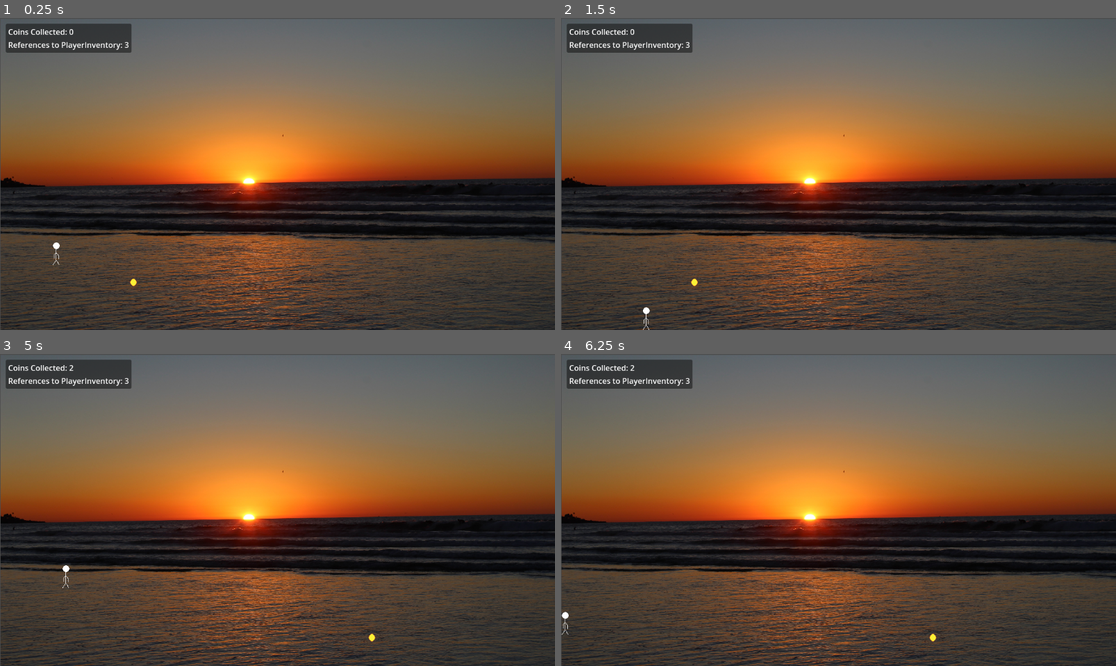
Above: before the commit, frames 1-4 (two rows, left to right).
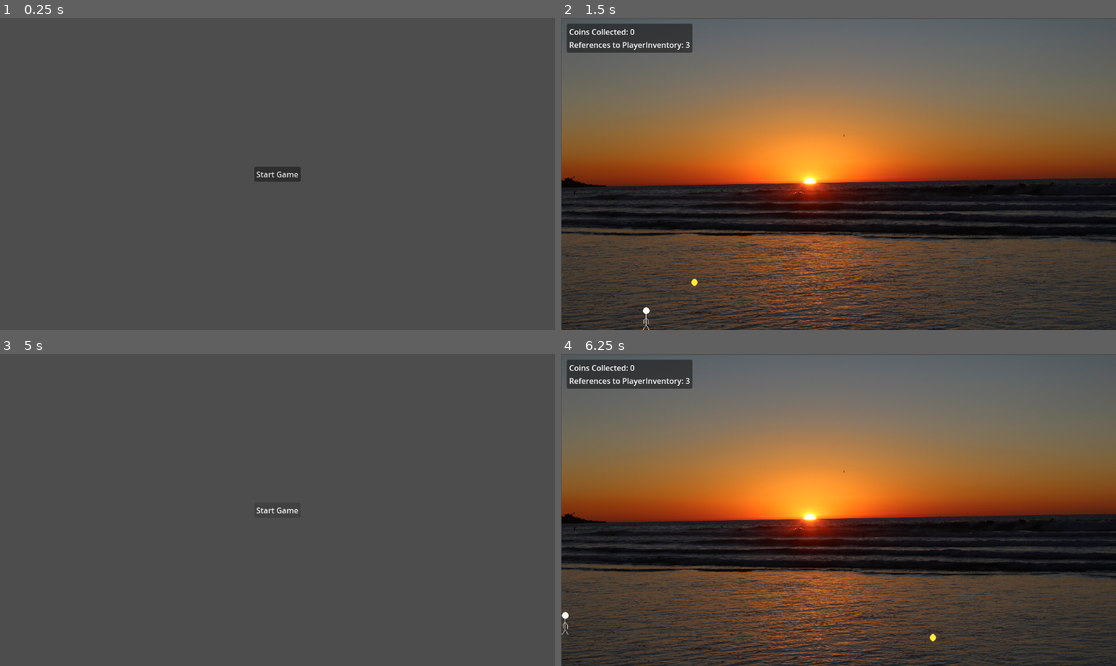
Above: after the commit, the same moments.

Repository: snoeyz/GodotCustomResourceDemo
Game: Godot game, scene res://scenes/start_game_menu.tscn
Two runs of this game, one before a commit and one after it. Both use one fixed random seed, a clock stepped at 60 frames per second and the inputs below. Before the commit the project starts from res://scenes/world.tscn.
Inputs (mouse positions are in pixels of both pictures, inside the frame that each line leads up to):
- Up to frame 1 (0.25 s): no input
- Up to frame 2 (1.5 s): click (838, 174) at 0.5 s, where only the run after the commit has a clickable "Start Game"; tap Enter at 1.25 s; hold Right (ui_right) from 1.28 s (still down)
- Up to frame 3 (5 s): tap Space (ui_select) at 1.52, 2.27, 2.75, 3.77, 4.25, 4.52 s; release Right (ui_right) at 2.78 s; hold Left (ui_left) 2.78-3.53 s; tap Enter at 3.5 s; hold Right (ui_right) from 3.53 s (still down); tap Escape (ui_cancel) at 4.9 s
- Up to frame 4 (6.25 s): release Right (ui_right) at 5 s; click (838, 510) at 5 s, where only the run after the commit has a clickable "Start Game"; tap Enter at 5.75 s; hold Left (ui_left) from 5.78 s (still down); tap Space (ui_select) at 6.02 s

The runs differ from the first frame. In frame 1, 91% of the frame differs, in the area x 0-100%, y 0-100%; in frame 2, nothing differs; in frame 3, 91%; in frame 4, less than 0.1%.

Commit message:
Add "main menu"

Diff:
--- a/project.godot
+++ b/project.godot
@@ -11,7 +11,7 @@
 [application]
 
 config/name="GodotSharedResourceDemo"
-run/main_scene="res://scenes/world.tscn"
+run/main_scene="res://scenes/start_game_menu.tscn"
 config/features=PackedStringArray("4.3", "Mobile")
 config/icon="res://icon.svg"
 
--- /dev/null
+++ b/scenes/start_game_menu.tscn
@@ -0,0 +1,22 @@
+[gd_scene load_steps=2 format=3 uid="uid://bta34k4vwixtl"]
+
+[ext_resource type="Script" path="res://scripts/start_game_menu.gd" id="1_dxmkv"]
+
+[node name="StartGameMenu" type="CanvasLayer"]
+script = ExtResource("1_dxmkv")
+
+[node name="StartGameButton" type="Button" parent="."]
+anchors_preset = 8
+anchor_left = 0.5
+anchor_top = 0.5
+anchor_right = 0.5
+anchor_bottom = 0.5
+offset_left = -4.0
+offset_top = -4.0
+offset_right = 4.0
+offset_bottom = 4.0
+grow_horizontal = 2
+grow_vertical = 2
+text = "Start Game"
+
+[connection signal="pressed" from="StartGameButton" to="." method="_on_start_game_button_pressed"]
--- a/scripts/hud.gd
+++ b/scripts/hud.gd
@@ -18,7 +18,7 @@
 		player_inventory.unreference()
 		update_reference_count()
 	elif Input.is_action_just_pressed("ui_cancel"):
-		get_tree().reload_current_scene()
+		get_tree().change_scene_to_file("res://scenes/start_game_menu.tscn")
 
 func update_coin_count() -> void:
 	coin_label.text = "Coins Collected: %d" % player_inventory.coin_count
--- /dev/null
+++ b/scripts/start_game_menu.gd
@@ -0,0 +1,7 @@
+extends CanvasLayer
+
+@onready var start_game_button: Button = $StartGameButton
+
+
+func _on_start_game_button_pressed() -> void:
+	get_tree().change_scene_to_file("res://scenes/world.tscn")
